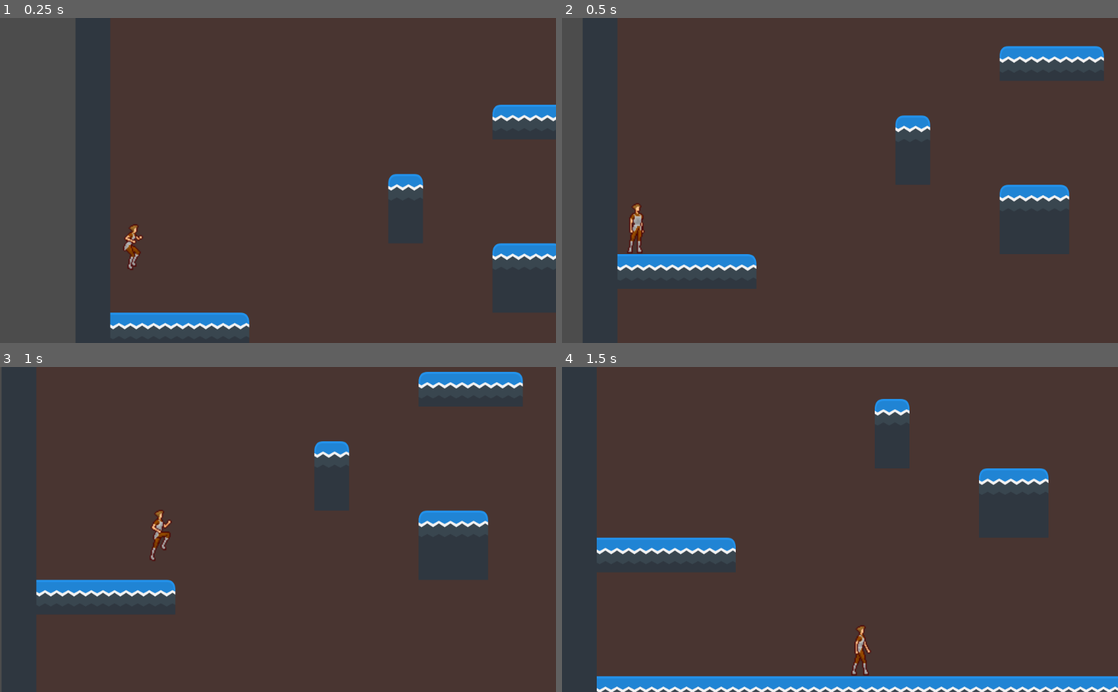
Above: before the commit, frames 1-4 (two rows, left to right).
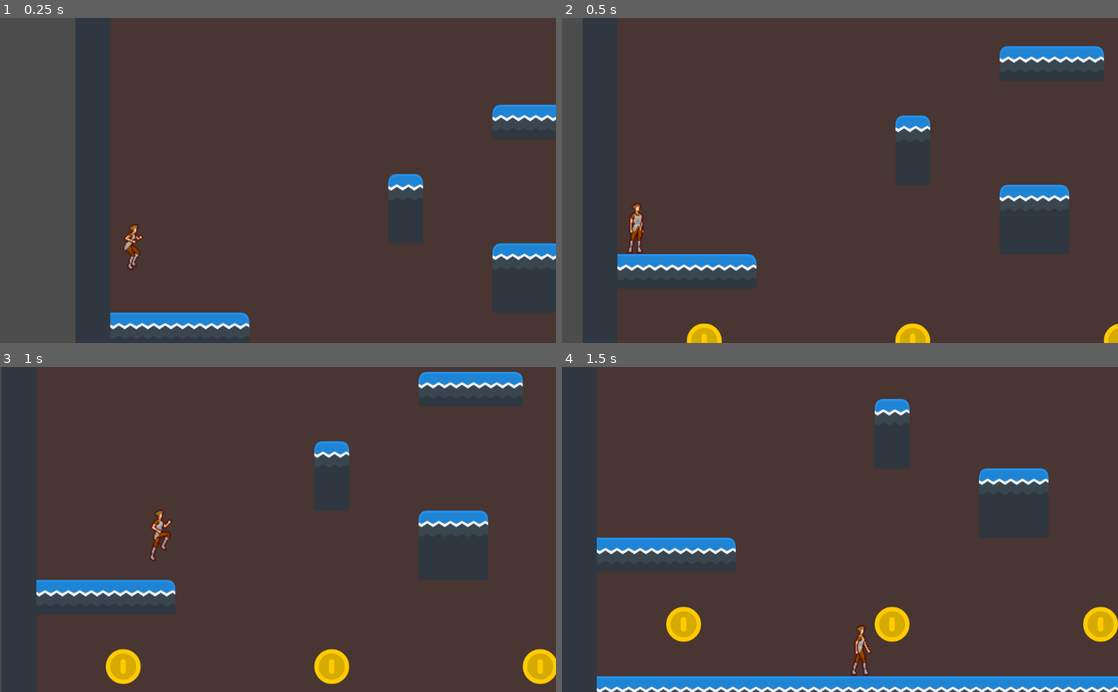
Above: after the commit, the same moments.

Repository: yimewang/Exercise-04d-Tilemap-Coins
Game: Godot game, scene res://Game.tscn
The game is run twice, just before and just after one commit, with the same random seed, the same clock (stepped at 60 frames per second) and the same inputs.
Inputs:
- Up to frame 1 (0.25 s): no input
- Up to frame 2 (0.5 s): no input
- Up to frame 3 (1 s): hold D (right) from 0.53 s (still down); tap W (jump) at 0.77 s
- Up to frame 4 (1.5 s): keep holding D (right)

Frame 1 is identical in both runs. In frame 2, 0.8% of the frame differs, in the area x 22-100%, y 94-100%; in frame 3, 1.6%; in frame 4, 1.6%, in the area x 18-100%, y 73-85%.

Commit message:
completes exercise

Diff:
--- /dev/null
+++ b/Coins/Coins.gd
@@ -0,0 +1,25 @@
+extends TileMap
+
+var coins = []
+const big_number = 1000000
+
+func _ready():
+	for x in range (1000):
+		for y in range (1000):
+			if get_cell(x, y) != -1:
+				coins.append(Vector2(x,y))
+	print(coins)
+
+func get_coin(p):
+	var coords = world_to_map(to_local(p))
+	print(coords)
+	var min_dist = big_number
+	var which_coin = Vector2.ZERO
+	for c in coins:
+		var d = coords.distance_to(c)
+		if d < min_dist:
+			min_dist = d
+			which_coin = c
+	if which_coin != Vector2.ZERO:
+		call_deferred("set_cellv", which_coin, -1)
+		update_dirty_quadrants()
--- a/Game.tscn
+++ b/Game.tscn
@@ -1,7 +1,9 @@
-[gd_scene load_steps=15 format=2]
+[gd_scene load_steps=19 format=2]
 
 [ext_resource path="res://Assets/tilesheet_complete_2X.png" type="Texture" id=1]
 [ext_resource path="res://Camera.gd" type="Script" id=2]
+[ext_resource path="res://Assets/coin.png" type="Texture" id=3]
+[ext_resource path="res://Coins/Coins.gd" type="Script" id=4]
 [ext_resource path="res://StateMachine/Player_Container.gd" type="Script" id=12]
 
 [sub_resource type="TileSet" id=5]
@@ -186,6 +188,32 @@
 } ]
 5/z_index = 0
 
+[sub_resource type="ConvexPolygonShape2D" id=15]
+points = PoolVector2Array( 128, 128, 0, 128, 0, 0, 128, 0 )
+
+[sub_resource type="TileSet" id=16]
+0/name = "coin.png 0"
+0/texture = ExtResource( 3 )
+0/tex_offset = Vector2( 0, 0 )
+0/modulate = Color( 1, 1, 1, 1 )
+0/region = Rect2( 0, 0, 128, 128 )
+0/tile_mode = 0
+0/occluder_offset = Vector2( 0, 0 )
+0/navigation_offset = Vector2( 0, 0 )
+0/shape_offset = Vector2( 0, 0 )
+0/shape_transform = Transform2D( 1, 0, 0, 1, 0, 0 )
+0/shape = SubResource( 15 )
+0/shape_one_way = false
+0/shape_one_way_margin = 1.0
+0/shapes = [ {
+"autotile_coord": Vector2( 0, 0 ),
+"one_way": false,
+"one_way_margin": 1.0,
+"shape": SubResource( 15 ),
+"shape_transform": Transform2D( 1, 0, 0, 1, 0, 0 )
+} ]
+0/z_index = 0
+
 [node name="Game" type="Node2D"]
 
 [node name="Background" type="TileMap" parent="."]
@@ -220,3 +248,12 @@
 drag_margin_right = 0.1
 drag_margin_bottom = 0.1
 script = ExtResource( 2 )
+
+[node name="Coins" type="TileMap" parent="."]
+tile_set = SubResource( 16 )
+cell_size = Vector2( 128, 128 )
+collision_layer = 8
+collision_mask = 8
+format = 1
+tile_data = PoolIntArray( 262164, 0, 0, 262188, 0, 0, 327722, 0, 0, 327726, 0, 0, 393238, 0, 0, 458755, 0, 0, 458761, 0, 0, 458767, 0, 0, 458778, 0, 0, 458785, 0, 0, 458790, 0, 0, 458802, 0, 0, 458807, 0, 0 )
+script = ExtResource( 4 )
--- a/Player/Player.gd
+++ b/Player/Player.gd
@@ -54,3 +54,10 @@
 
 func die():
 	queue_free()
+
+
+
+
+func _on_Coin_Collector_body_entered(body):
+	if body.name == "Coins":
+		body.get_coin(global_position)
--- a/Player/Player.tscn
+++ b/Player/Player.tscn
@@ -106,6 +106,10 @@
 [sub_resource type="RectangleShape2D" id=16]
 extents = Vector2( 32.5, 96 )
 
+[sub_resource type="CapsuleShape2D" id=17]
+radius = 33.0
+height = 168.0
+
 [node name="Player" type="KinematicBody2D"]
 position = Vector2( 200, 200 )
 script = ExtResource( 9 )
@@ -145,4 +149,13 @@
 wait_time = 0.2
 one_shot = true
 
+[node name="Coin_Collector" type="Area2D" parent="."]
+collision_layer = 8
+collision_mask = 8
+
+[node name="CollisionShape2D" type="CollisionShape2D" parent="Coin_Collector"]
+position = Vector2( -2, 27 )
+shape = SubResource( 17 )
+
 [connection signal="timeout" from="StateMachine/Coyote/Timer" to="StateMachine/Coyote" method="_on_Timer_timeout"]
+[connection signal="body_entered" from="Coin_Collector" to="." method="_on_Coin_Collector_body_entered"]
Not shown: 1 places in Player/Player.tscn that only renumber resources
